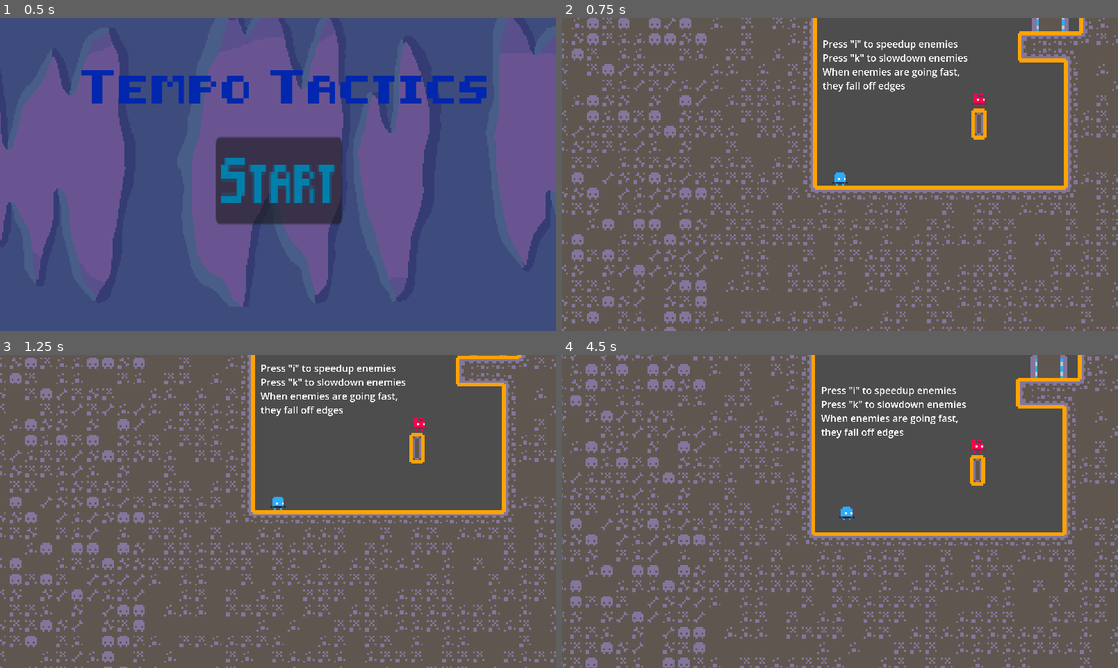
Above: before the commit, frames 1-4 (two rows, left to right).
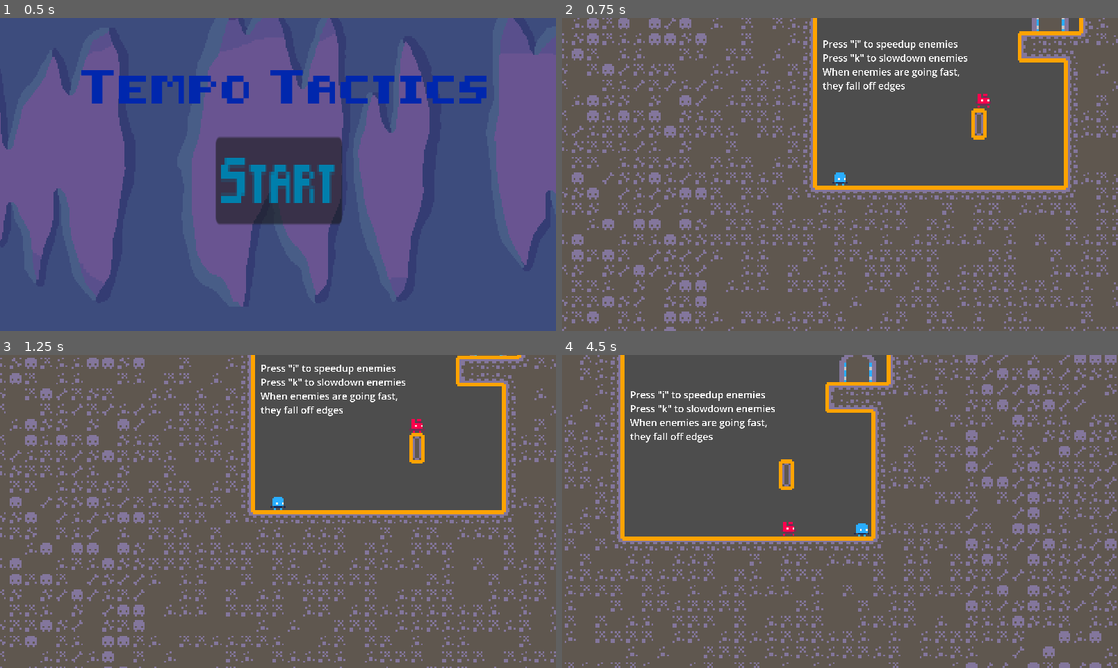
Above: after the commit, the same moments.

Repository: Miles-Miles2/GMTK2024
Game: Godot game, scene res://Scenes/title.tscn
Two runs of this game, one before a commit and one after it. Both use one fixed random seed, a clock stepped at 60 frames per second and the inputs below.
Inputs:
- Up to frame 1 (0.5 s): no input
- Up to frame 2 (0.75 s): click "Start" at 0.5 s
- Up to frame 3 (1.25 s): no input
- Up to frame 4 (4.5 s): tap I every 0.75 s from 1.25 to 4.25 s; hold D (move_right) 1.28-2.78 s; tap L (slow_plat) at 1.35, 2.85, 4.35 s; tap W (jump) at 1.52, 2.27, 3.77 s; tap O (speed_plat) at 2.1, 3.6 s; hold A (move_left) 2.78-3.53 s; hold D (move_right) from 3.53 s (still down)

Frame 1 is identical in both runs. In frame 2, less than 0.1% of the frame differs, in the area x 73-78%, y 24-29%; in frame 3, less than 0.1%; in frame 4, 25%, in the area x 0-100%, y 0-100%.

Commit message:
enemies now flip when hitting edge and have walking animation

Diff:
--- a/Scenes/slime copy.tscn
+++ b/Scenes/slime copy.tscn
@@ -1,25 +1,32 @@
-[gd_scene load_steps=10 format=3 uid="uid://bwktujbfadlfs"]
+[gd_scene load_steps=11 format=3 uid="uid://bwktujbfadlfs"]
 
 [ext_resource type="Script" path="res://Scripts/slime copy.gd" id="1_bqwkd"]
 [ext_resource type="Texture2D" uid="uid://cg40v0qsasp1a" path="res://Tileset/tilemap_packed.png" id="2_cy2l3"]
 [ext_resource type="Script" path="res://Scripts/killzone copy.gd" id="2_fty84"]
-[ext_resource type="PackedScene" uid="uid://bovq5nweho4yv" path="res://killzone copy.tscn" id="3_5vly4"]
+[ext_resource type="PackedScene" uid="uid://bovq5nweho4yv" path="res://Scenes/killzone copy.tscn" id="3_5vly4"]
 
 [sub_resource type="RectangleShape2D" id="RectangleShape2D_o50dt"]
 size = Vector2(8, 11)
 
 [sub_resource type="RectangleShape2D" id="RectangleShape2D_1lbav"]
-size = Vector2(6, 9)
+size = Vector2(6, 7)
 
 [sub_resource type="AtlasTexture" id="AtlasTexture_5sl2t"]
 atlas = ExtResource("2_cy2l3")
 region = Rect2(8, 48, 8, 8)
+
+[sub_resource type="AtlasTexture" id="AtlasTexture_ie7wc"]
+atlas = ExtResource("2_cy2l3")
+region = Rect2(16, 48, 8, 7)
 
 [sub_resource type="SpriteFrames" id="SpriteFrames_kbvn8"]
 animations = [{
 "frames": [{
 "duration": 1.0,
 "texture": SubResource("AtlasTexture_5sl2t")
+}, {
+"duration": 1.0,
+"texture": SubResource("AtlasTexture_ie7wc")
 }],
 "loop": true,
 "name": &"idle",
@@ -60,21 +67,17 @@
 
 [node name="groundCheck" type="Area2D" parent="enemyBody2D"]
 
-[node name="CollisionShape2D" type="CollisionShape2D" parent="enemyBody2D/groundCheck"]
+[node name="CollisionShape2D" type="CollisionShape2D" parent="enemyBody2D/groundCheck" groups=["ground"]]
 position = Vector2(4, 7)
 shape = SubResource("CircleShape2D_5e1bx")
 
 [node name="groundCheck2" type="Area2D" parent="enemyBody2D"]
 position = Vector2(2, 0)
 
-[node name="CollisionShape2D" type="CollisionShape2D" parent="enemyBody2D/groundCheck2"]
+[node name="CollisionShape2D" type="CollisionShape2D" parent="enemyBody2D/groundCheck2" groups=["ground"]]
 position = Vector2(-6, 7)
 shape = SubResource("CircleShape2D_5e1bx")
-
-[node name="Timer" type="Timer" parent="."]
-wait_time = 0.5
 
 [connection signal="animation_finished" from="enemyBody2D/AnimatedSprite2D" to="." method="_on_animated_sprite_2d_animation_finished"]
 [connection signal="body_exited" from="enemyBody2D/groundCheck" to="." method="_on_ground_check_body_exited"]
 [connection signal="body_exited" from="enemyBody2D/groundCheck2" to="." method="_on_ground_check_body_exited"]
-[connection signal="timeout" from="Timer" to="." method="_on_timer_timeout"]
--- a/Scenes/template_level.tscn
+++ b/Scenes/template_level.tscn
@@ -7,6 +7,9 @@
 [ext_resource type="Texture2D" uid="uid://cwy37t7cx65oh" path="res://Assets/BG_0.png" id="5_l1xlb"]
 [ext_resource type="Texture2D" uid="uid://bwykwqcq1n32o" path="res://Assets/BG_1.png" id="6_gxwe3"]
 [ext_resource type="PackedScene" uid="uid://dbtjv0mgurp8l" path="res://Scenes/Platform copy.tscn" id="7_vrq34"]
+[ext_resource type="PackedScene" uid="uid://bovq5nweho4yv" path="res://Scenes/killzone copy.tscn" id="8_4smbe"]
+
+[sub_resource type="WorldBoundaryShape2D" id="WorldBoundaryShape2D_dgbcf"]
 
 [node name="template_level" type="Node2D"]
 
@@ -49,3 +52,9 @@
 [node name="Platform" parent="." groups=["Platforms"] instance=ExtResource("7_vrq34")]
 position = Vector2(59, -21)
 sync_to_physics = false
+
+[node name="killzone" parent="." instance=ExtResource("8_4smbe")]
+
+[node name="CollisionShape2D" type="CollisionShape2D" parent="killzone"]
+position = Vector2(1, 56)
+shape = SubResource("WorldBoundaryShape2D_dgbcf")
--- a/Scripts/slime copy.gd
+++ b/Scripts/slime copy.gd
@@ -14,18 +14,9 @@
 @export var speedMult: float = 1
 
 
-@onready var timer = $Timer
 
-var start_move = false
 var direction = 1
 
-func _ready():
-	timer.start()
-	#slime.play("idle")
-
-func _on_timer_timeout():
-	#slime.play("idle")
-	start_move = true
 
 func _process(delta):
 
@@ -41,13 +32,13 @@
 		direction = 1
 		slime.flip_h = false
 
-	if start_move:
 
-		body.velocity.x = (SPEED * speedMult * delta * direction)
+	body.velocity.x = (SPEED * speedMult * delta * direction)
 
 	body.move_and_slide()
 
 
 func _on_ground_check_body_exited(body: Node2D) -> void:
 	if (body.is_in_group("ground")) and speedMult <= 1:
+		slime.flip_h = not(slime.flip_h)
 		direction *= -1
Not shown: 1 places in Scenes/level_1.tscn that only renumber resources
Not shown: 1 places in Scenes/template_level.tscn that only renumber resources
